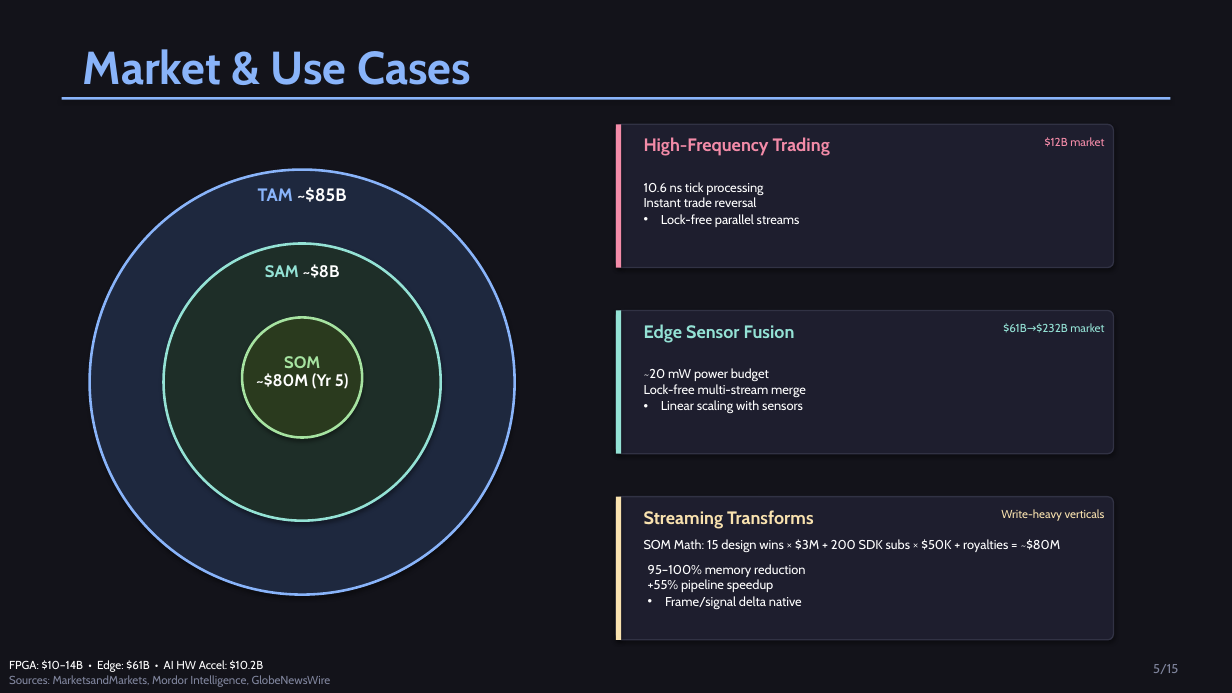
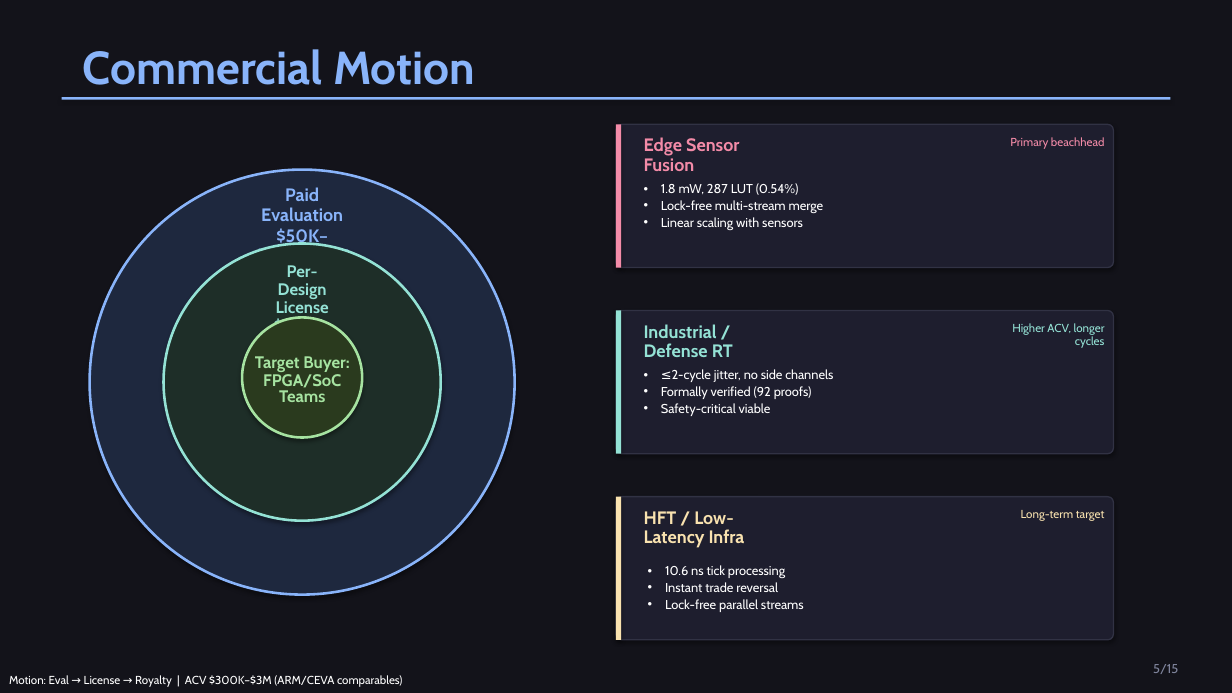
Before and after one commit to MatthewHRockwell/ATOMiK, a slide deck: slide 5 of business/pitch_deck/ATOMiK_Investor_Deck.pptx. Drawn at 1232x693 pixels with LibreOffice and Linux fonts; fonts in the diff are those of the drawing. Boxes give left, top, right and bottom in pixels: in the first picture for what was removed or moved away, otherwise in the second. Text is boxed around its words. In the diff, an @@ line names an element or a change of style, - is before the commit and + after.

```diff
--- a/business/pitch_deck/ATOMiK_Investor_Deck.pptx
+++ b/business/pitch_deck/ATOMiK_Investor_Deck.pptx
@@ text at [83, 49, 475, 85]: text changed @@
-Market & Use Cases
+Commercial Motion
@@ text at [644, 137, 739, 171]: text changed @@
-High-Frequency Trading
+Edge Sensor
+Fusion
@@ text at [1010, 137, 1105, 149]: text changed @@
-$12B market
+Primary beachhead
@@ text at [255, 187, 349, 268]: text changed; text colour #FFFFFF to #89B4FA @@
-TAM ~$85B
+Paid Evaluation
+$50K–$200K NRE
@@ text at [661, 183, 824, 230]: text changed @@
-• 10.6 ns tick processing
-  Instant trade reversal
-  Lock-free parallel streams
+• 1.8 mW, 287 LUT (0.54%)
+• Lock-free multi-stream merge
+• Linear scaling with sensors
@@ text at [274, 265, 331, 326]: text changed; text colour #FFFFFF to #94E2D5 @@
-SAM ~$8B
+Per-Design License
+$250K–$2M
@@ text at [644, 324, 733, 357]: text changed @@
-Edge Sensor Fusion
+Industrial /
+Defense RT
@@ text at [1012, 323, 1105, 348]: text changed @@
-$61B→$232B market
+Higher ACV, longer cycles
@@ text at [255, 356, 349, 402]: text changed; text colour #FFFFFF to #A6E3A1 @@
-SOM
-~$80M (Yr 5)
+Target Buyer:
+FPGA/SoC Teams
@@ text at [661, 369, 833, 416]: text changed @@
-• ~20 mW power budget
-  Lock-free multi-stream merge
-  Linear scaling with sensors
+• ≤2-cycle jitter, no side channels
+• Formally verified (92 proofs)
+• Safety-critical viable
@@ text at [644, 511, 745, 548]: text changed @@
-Streaming Transforms
+HFT / Low-
+Latency Infra
@@ text removed at [644, 539, 1061, 552] @@
-SOM Math: 15 design wins × $3M + 200 SDK subs × $50K + royalties = ~$80M
@@ text at [1021, 510, 1105, 521]: text changed @@
-Write-heavy verticals
+Long-term target
@@ text at [665, 565, 804, 612]: text changed @@
-• 95–100% memory reduction
-  +55% pipeline speedup
-  Frame/signal delta native
+• 10.6 ns tick processing
+• Instant trade reversal
+• Lock-free parallel streams
@@ text at [9, 675, 402, 687]: text changed; text colour #7F849C to #FFFFFF @@
-FPGA: $10–14B • Edge: $61B • AI HW Accel: $10.2B
-Sources: MarketsandMarkets, Mordor Intelligence, GlobeNewsWire
+Motion: Eval → License → Royalty | ACV $300K–$3M (ARM/CEVA comparables)
```
Also in this commit, not shown: 14 other slides changed, 35 other files.
